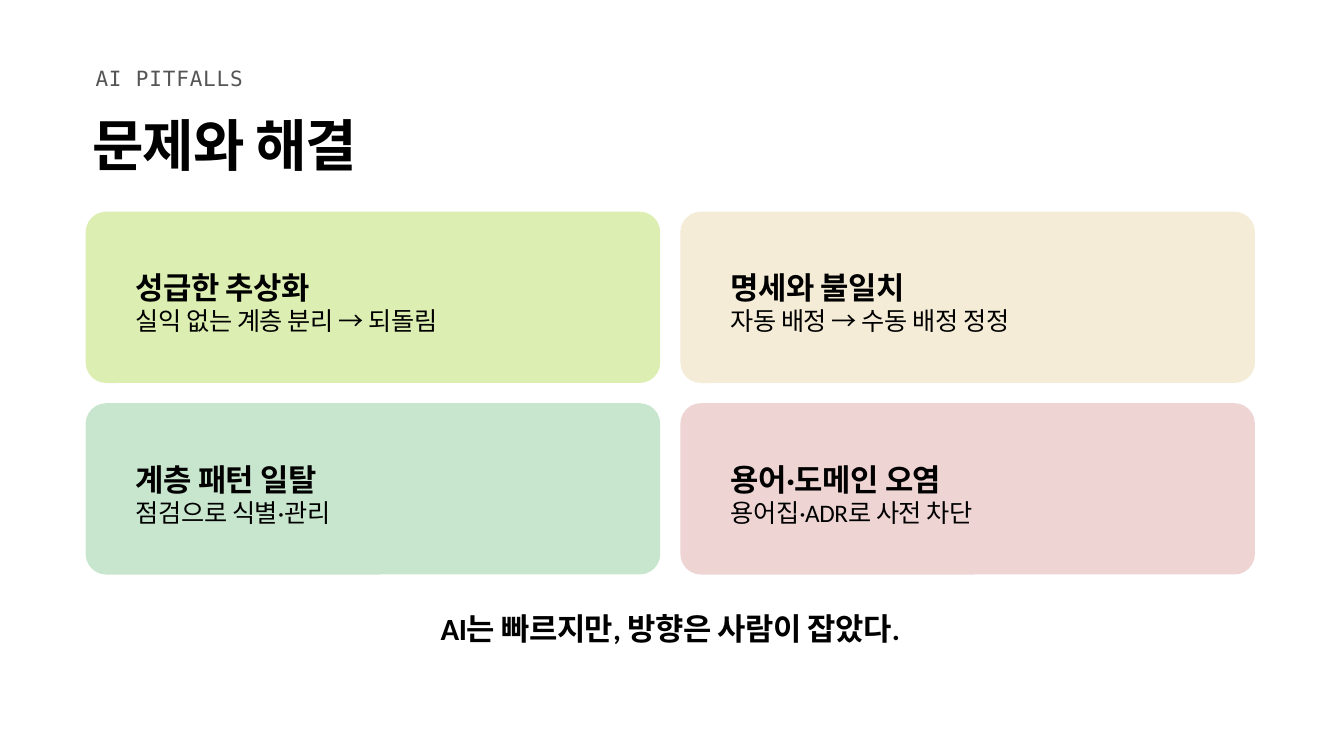
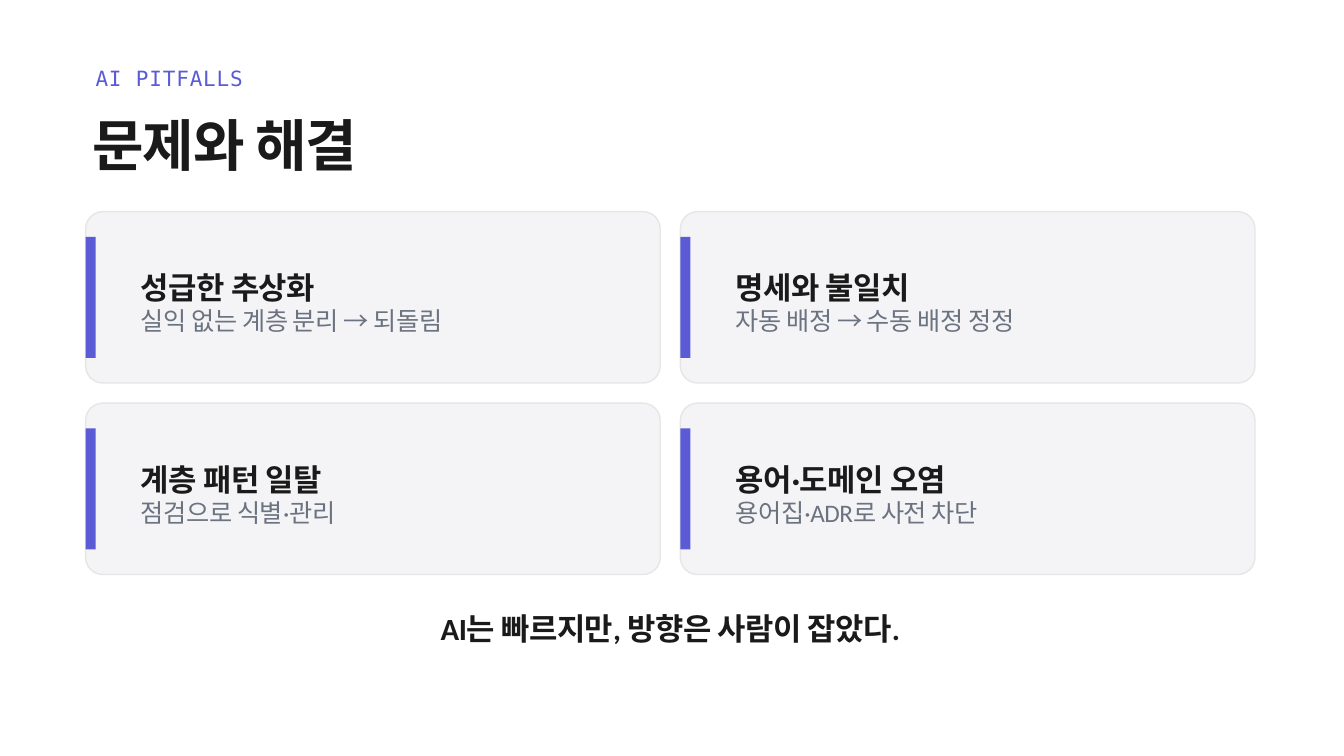
Before and after one commit to heyoonyoon/distributed-programming, a slide deck: slide 19 of docs/presentation/보험발표-figma.pptx. Drawn at 1344x756 pixels with LibreOffice and Linux fonts; fonts in the diff are those of the drawing. Boxes give left, top, right and bottom in pixels: in the first picture for what was removed or moved away, otherwise in the second. Text is boxed around its words. In the diff, an @@ line names an element or a change of style, - is before the commit and + after.

```diff
--- a/docs/presentation/보험발표-figma.pptx
+++ b/docs/presentation/보험발표-figma.pptx
@@ text "AI PITFALLS" at box(96, 70, 243, 87): text colour #555555 to #5B5BD6 @@
@@ text "문제와 해결" at box(93, 119, 357, 171): text colour #000000 to #1A1A1A @@
@@ rounded rectangle at box(86, 212, 660, 383): fill #DCEEB1 to #F4F4F6; outline none to #E6E6E6 1 pt; proportions changed @@
@@ rectangle added at box(86, 237, 96, 358), fill #5B5BD6 @@
@@ text "성급한 추상화" at box(141, 273, 443, 332): text colour #000000 to #1A1A1A in "성급한 추상화"; text colour #000000 to #6B7280 in "실익 없는 계층 분리 → 되돌림" @@
@@ rounded rectangle at box(681, 212, 1255, 383): fill #F4ECD6 to #F4F4F6; outline none to #E6E6E6 1 pt; proportions changed @@
@@ rectangle added at box(681, 237, 691, 358), fill #5B5BD6 @@
@@ text "명세와 불일치" at box(736, 273, 1014, 332): text colour #000000 to #1A1A1A in "명세와 불일치"; text colour #000000 to #6B7280 in "자동 배정 → 수동 배정 정정" @@
@@ rounded rectangle at box(86, 403, 660, 575): fill #C8E6CD to #F4F4F6; outline none to #E6E6E6 1 pt; proportions changed @@
@@ rounded rectangle at box(681, 403, 1255, 575): fill #EFD4D4 to #F4F4F6; outline none to #E6E6E6 1 pt; proportions changed @@
@@ rectangle added at box(86, 429, 96, 549), fill #5B5BD6 @@
@@ text "계층 패턴 일탈" at box(141, 465, 335, 524): text colour #000000 to #1A1A1A in "계층 패턴 일탈"; text colour #000000 to #6B7280 in "점검으로 식별·관리" @@
@@ rectangle added at box(681, 429, 691, 549), fill #5B5BD6 @@
@@ text "용어·도메인 오염" at box(736, 465, 978, 524): text colour #000000 to #1A1A1A in "용어·도메인 오염"; text colour #000000 to #6B7280 in "용어집·ADR로 사전 차단" @@
@@ text "AI는 빠르지만, 방향은 사람이 잡았다." at box(441, 614, 900, 644): text colour #000000 to #1A1A1A @@
```
Also in this commit, not shown: 19 other slides changed, 2 other files.
